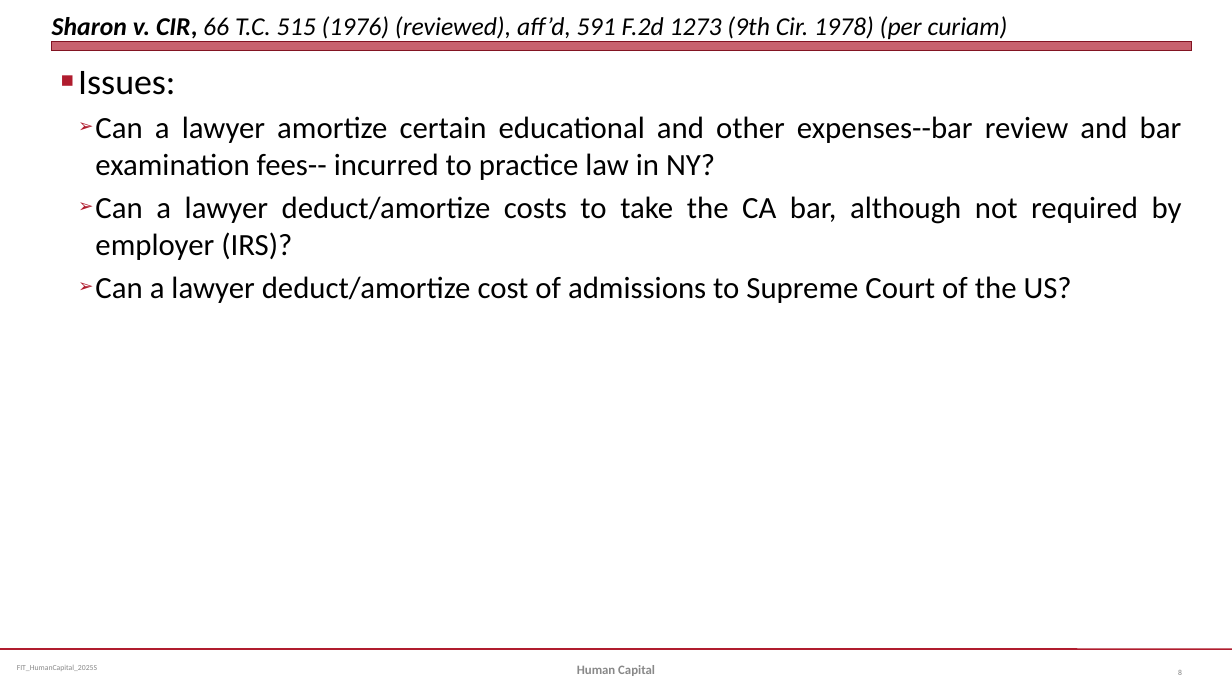
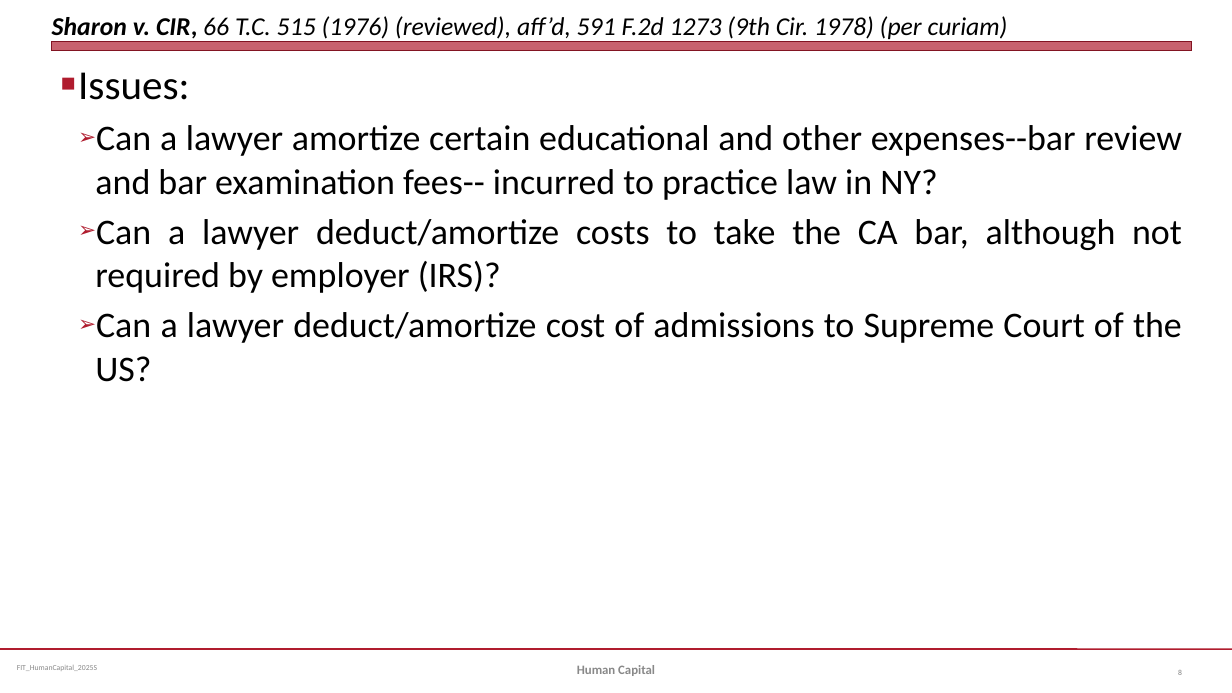
Before and after one commit to jmc877/Fed-Income-Tax, a slide deck: slide 8 of slides/FIT_HumanCapital_2025S.pptx. Drawn at 1232x693 pixels with LibreOffice and Linux fonts; fonts in the diff are those of the drawing. Boxes give left, top, right and bottom in pixels: in the first picture for what was removed or moved away, otherwise in the second. Text is boxed around its words. In the diff, an @@ line names an element or a change of style, - is before the commit and + after.

```diff
--- a/slides/FIT_HumanCapital_2025S.pptx
+++ b/slides/FIT_HumanCapital_2025S.pptx
@@ text "Issues:" at (x1=78, y1=72, x2=1182, y2=382): size 28 to 32 pt in "Issues:"; size 24 to 28 pt @@
```
Also in this commit, not shown: 4 slides added.
